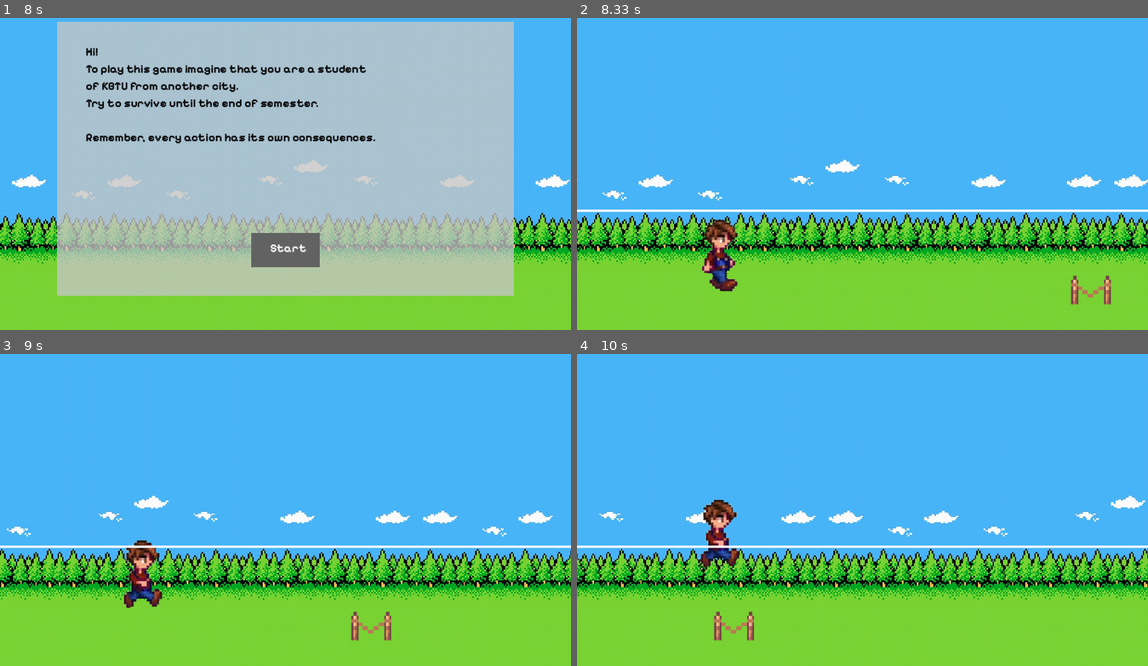
Above: before the commit, frames 1-4 (two rows, left to right).
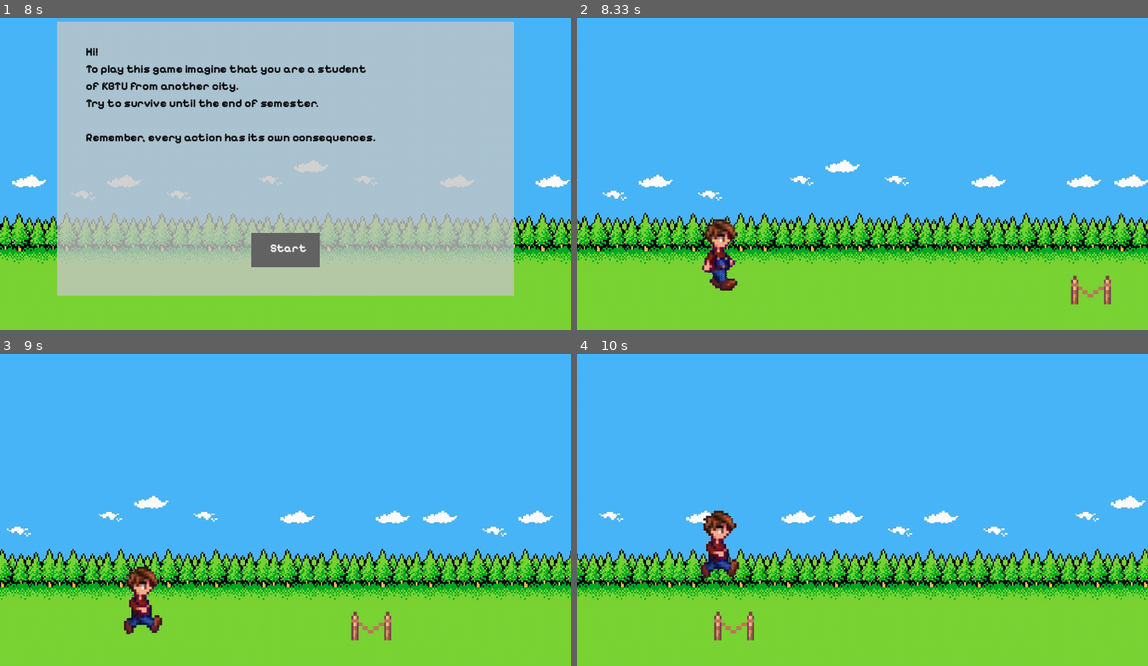
Above: after the commit, the same moments.

Repository: PyGame-Project-Team11/PyGame-Project
Game: pygame game, started from game.py
Same seed, same stepped clock (60 frames per second), same inputs: the game is played once before the commit and once after it.
Inputs (mouse positions are in pixels of both pictures, inside the frame that each line leads up to):
- Up to frame 1 (8 s): hold Right 0.83-1.3 s; hold Left 1.33-1.87 s; hold Left 1.9-2.3 s; click (148, 161) at 2.43 s; tap 2 at 2.67 s; hold Right 3-3.63 s; hold Right 4.17-4.63 s; hold Right 4.67-5.13 s; hold Left 5.17-5.7 s; hold Left 6.83-7.3 s; hold Right 7.33-7.8 s; click (256, 248) at 7.93 s
- Up to frame 2 (8.33 s): tap Space at 8.17 s
- Up to frame 3 (9 s): no input
- Up to frame 4 (10 s): tap Space at 9.57 s

Frame 1 is identical in both runs. In frame 2, 1.0% of the frame differs, in the area x 0-100%, y 61-88%; in frame 3, 2.2%, in the area x 0-100%, y 59-90%; in frame 4, 2.0%.

Commit message:
Change in jump

Diff:
--- a/game.py
+++ b/game.py
@@ -741,17 +741,17 @@
         player_anim_count = (player_anim_count + 1) % len(player.walk_right)
         screen.blit(obstacle, obstacle_rect)
 
-        pygame.draw.line(screen, (255, 255, 255), (0, 390), (1000, 390), 4)
-        if jumping and player.pos_y > 300:
+        # pygame.draw.line(screen, (255, 255, 255), (0, 390), (1000, 390), 4)
+        if jumping and player.pos_y > 330:
             player.pos_y -= jump_const
-            jump_const -= 1
-            if player.pos_y <= HEIGHT - 300:
+            jump_const -= 2
+            if player.pos_y <= HEIGHT - 270:
                 jumping = False
                 print(player.pos_y)
 
         if not jumping and player.pos_y < HEIGHT - 170:
                 player.pos_y += jump_const
-                jump_const += 1
+                jump_const += 2
                 jumping = False
         obstacle_rect.x -= obstacle_speed
         if obstacle_rect.right <= 0:
